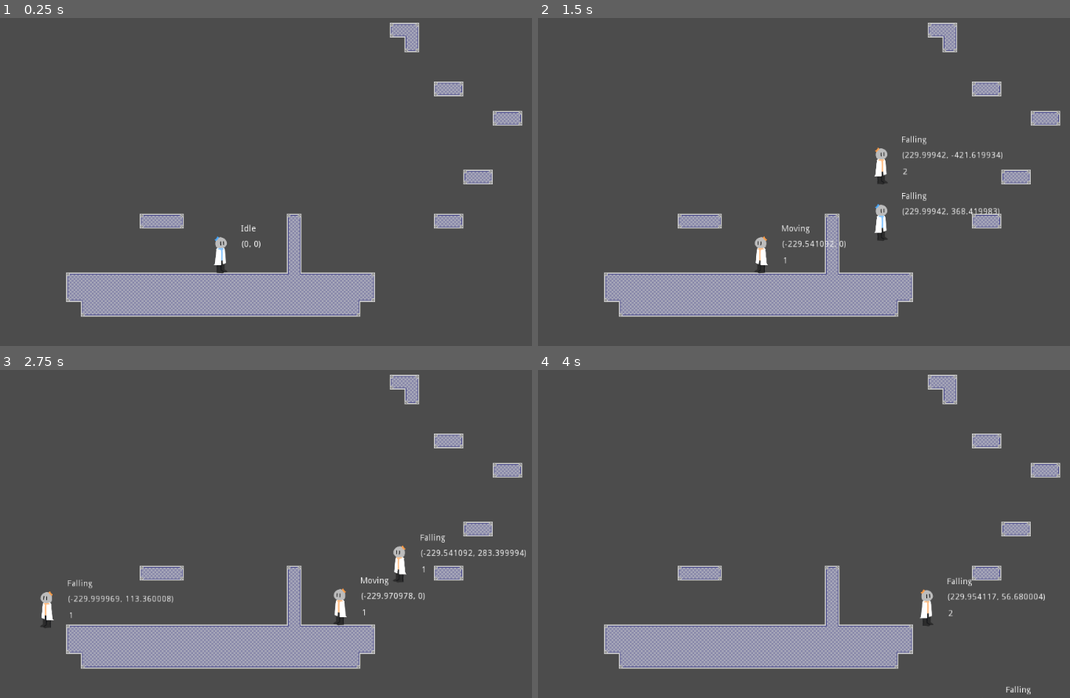
Above: before the commit, frames 1-4 (two rows, left to right).
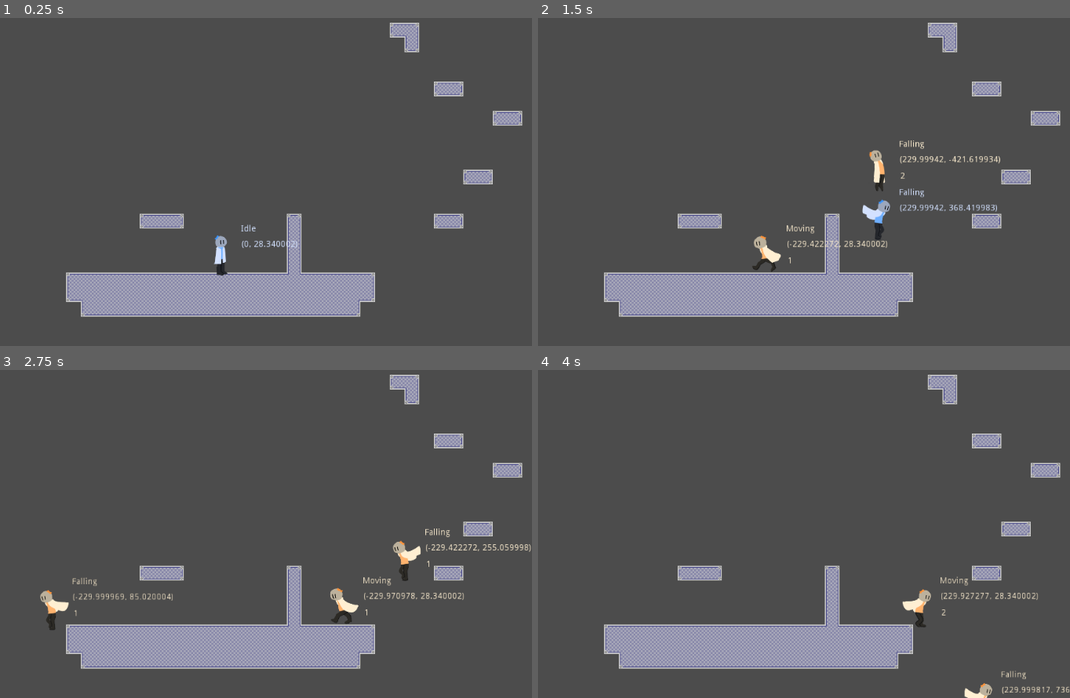
Above: after the commit, the same moments.

Repository: Airtoum/Twin-Manifold
Game: Godot game, scene res://Levels/Level A.tscn
Two runs of this game, one before a commit and one after it. Both use one fixed random seed, a clock stepped at 60 frames per second and the inputs below.
Inputs:
- Up to frame 1 (0.25 s): no input
- Up to frame 2 (1.5 s): tap Enter at 0.5 s; hold D (Right) from 0.53 s (still down); tap Shift (Clone) at 0.6, 1.35 s; tap W (Up) at 0.77 s
- Up to frame 3 (2.75 s): tap W (Up) at 1.52 s; release D (Right) at 2.03 s; hold A (Left) from 2.03 s (still down); tap Shift (Clone) at 2.1 s
- Up to frame 4 (4 s): release A (Left) at 2.78 s; hold D (Right) from 2.78 s (still down); tap Shift (Clone) at 2.85, 3.6 s; tap W (Up) at 3.02, 3.77 s

The runs differ from the first frame. In frame 1, 0.3% of the frame differs, in the area x 40-56%, y 63-79%; in frame 2, 2.0%; in frame 3, 2.1%, in the area x 7-100%, y 48-80%; in frame 4, 1.0%.

Commit message:
Animation Correctly hooked up to Scientists (plus a few more animation frames)

Diff:
--- a/Twin Manifold/Assets/ScientistBlue.tres
+++ b/Twin Manifold/Assets/ScientistBlue.tres
@@ -1,11 +1,13 @@
-[gd_resource type="SpriteFrames" load_steps=7 format=2]
+[gd_resource type="SpriteFrames" load_steps=9 format=2]
 
 [ext_resource path="res://Assets/ScientistBlue/ScientistBlue0008.png" type="Texture" id=1]
 [ext_resource path="res://Assets/ScientistBlue/ScientistBlue0010.png" type="Texture" id=2]
-[ext_resource path="res://Assets/ScientistBlue/ScientistBlue0000.png" type="Texture" id=3]
-[ext_resource path="res://Assets/ScientistBlue/ScientistBlue0002.png" type="Texture" id=4]
+[ext_resource path="res://Assets/ScientistBlue/ScientistBlue0001.png" type="Texture" id=3]
+[ext_resource path="res://Assets/ScientistBlue/ScientistBlue0003.png" type="Texture" id=4]
 [ext_resource path="res://Assets/ScientistBlue/ScientistBlue0004.png" type="Texture" id=5]
 [ext_resource path="res://Assets/ScientistBlue/ScientistBlue0006.png" type="Texture" id=6]
+[ext_resource path="res://Assets/ScientistBlue/ScientistBlue0012.png" type="Texture" id=7]
+[ext_resource path="res://Assets/ScientistBlue/ScientistBlue0014.png" type="Texture" id=8]
 
 [resource]
 animations = [ {
@@ -22,5 +24,15 @@
 "frames": [ ExtResource( 6 ), ExtResource( 1 ), ExtResource( 2 ), ExtResource( 5 ) ],
 "loop": true,
 "name": "Run",
+"speed": 7.0
+}, {
+"frames": [ ExtResource( 8 ) ],
+"loop": true,
+"name": "Jump",
+"speed": 5.0
+}, {
+"frames": [ ExtResource( 2 ), ExtResource( 7 ) ],
+"loop": true,
+"name": "Fall",
 "speed": 10.0
 } ]
--- a/Twin Manifold/Assets/ScientistOrange.tres
+++ b/Twin Manifold/Assets/ScientistOrange.tres
@@ -1,11 +1,13 @@
-[gd_resource type="SpriteFrames" load_steps=7 format=2]
+[gd_resource type="SpriteFrames" load_steps=9 format=2]
 
-[ext_resource path="res://Assets/ScientistOrange/ScientistOrange0002.png" type="Texture" id=1]
-[ext_resource path="res://Assets/ScientistOrange/ScientistOrange0000.png" type="Texture" id=2]
+[ext_resource path="res://Assets/ScientistOrange/ScientistOrange0003.png" type="Texture" id=1]
+[ext_resource path="res://Assets/ScientistOrange/ScientistOrange0001.png" type="Texture" id=2]
 [ext_resource path="res://Assets/ScientistOrange/ScientistOrange0006.png" type="Texture" id=3]
 [ext_resource path="res://Assets/ScientistOrange/ScientistOrange0010.png" type="Texture" id=4]
 [ext_resource path="res://Assets/ScientistOrange/ScientistOrange0008.png" type="Texture" id=5]
 [ext_resource path="res://Assets/ScientistOrange/ScientistOrange0004.png" type="Texture" id=6]
+[ext_resource path="res://Assets/ScientistOrange/ScientistOrange0014.png" type="Texture" id=7]
+[ext_resource path="res://Assets/ScientistOrange/ScientistOrange0012.png" type="Texture" id=8]
 
 [resource]
 animations = [ {
@@ -22,5 +24,15 @@
 "frames": [ ExtResource( 3 ), ExtResource( 5 ), ExtResource( 4 ), ExtResource( 6 ) ],
 "loop": true,
 "name": "Run",
+"speed": 8.0
+}, {
+"frames": [ ExtResource( 7 ) ],
+"loop": true,
+"name": "Jump",
+"speed": 5.0
+}, {
+"frames": [ ExtResource( 4 ), ExtResource( 8 ) ],
+"loop": true,
+"name": "Fall",
 "speed": 10.0
 } ]
--- a/Twin Manifold/Entities/Scientist/Ducking.gd
+++ b/Twin Manifold/Entities/Scientist/Ducking.gd
@@ -9,7 +9,8 @@
 
 func state_start(from_state):
 	#agent.velocity = Vector2.ZERO
-	pass
+	agent.play_animation("Duck")
+	agent.set_collider("Duck")
 
 
 func state_physics_process(delta):
--- a/Twin Manifold/Entities/Scientist/Falling.gd
+++ b/Twin Manifold/Entities/Scientist/Falling.gd
@@ -12,7 +12,11 @@
 	coyote_time = 0.0
 	if from_state.name in ["Jumping", "Falling"]:
 		coyote_time = INF
+	agent.set_collider("Normal")
 
+func state_process(delta):
+	if Vector2.UP.dot(agent.velocity) < 0: # if going down
+		agent.play_animation("Fall")
 
 func state_physics_process(delta):
 	var i_b_l_r_i = agent.is_both_left_right_input()
@@ -23,7 +27,10 @@
 	if (not(agent.input_flags & cons.INPUT_SIDE) or i_b_l_r_i):
 		agent.velocity.x = math.approach_exp(delta, agent.velocity.x, 0, agent.move_decel_rate)
 	if (agent.is_on_floor()):
-		state_machine.set_state("Moving")
+		if abs(agent.velocity.x) < 34:
+			state_machine.set_state("Idle")
+		else:
+			state_machine.set_state("Moving")
 	if (coyote_time < agent.coyote_time_limit and agent.input_flags & cons.INPUT_UP):
 		print("Coyote Jump! " + str(coyote_time) + " " + str(agent.coyote_time_limit))
 		state_machine.set_state("Jumping")
--- a/Twin Manifold/Entities/Scientist/Idle.gd
+++ b/Twin Manifold/Entities/Scientist/Idle.gd
@@ -9,7 +9,8 @@
 
 func state_start(from_state):
 	#agent.velocity = Vector2.ZERO
-	pass
+	agent.play_animation("Idle")
+	agent.set_collider("Normal")
 
 
 func state_physics_process(delta):
--- a/Twin Manifold/Entities/Scientist/Jumping.gd
+++ b/Twin Manifold/Entities/Scientist/Jumping.gd
@@ -11,7 +11,12 @@
 	agent.snap = Vector2.ZERO
 	agent.velocity.y = -agent.jump_speed
 	agent.gravity = agent.jump_gravity
+	agent.play_animation("Jump")
+	agent.set_collider("Normal")
 
+func state_process(delta):
+	if Vector2.UP.dot(agent.velocity) < 0: # if going down
+		agent.play_animation("Fall")
 
 func state_physics_process(delta):
 	var i_b_l_r_i = agent.is_both_left_right_input()
--- a/Twin Manifold/Entities/Scientist/Moving.gd
+++ b/Twin Manifold/Entities/Scientist/Moving.gd
@@ -8,7 +8,8 @@
 	agent = state_machine.agent
 
 func state_start(from_state):
-	pass
+	agent.play_animation("Run")
+	agent.set_collider("Normal")
 
 
 func state_physics_process(delta):
--- a/Twin Manifold/Entities/Scientist/Scientist.gd
+++ b/Twin Manifold/Entities/Scientist/Scientist.gd
@@ -21,9 +21,15 @@
 var age = 0.0
 var no_interact_until_age = 0.1
 var the_clone_i_just_made = null
+var has_lived_for_1_frame = false
 
 export(PackedScene) onready var Clone
-export(NodePath) onready var graphic = get_node(graphic) # Sprite or AnimatedSprite
+export(NodePath) onready var graphic_path
+onready var graphic = get_node(graphic_path)
+export(NodePath) var collider_path
+onready var collider = get_node(collider_path)
+onready var collider_shape_height = collider.shape.extents.y
+onready var collider_position = collider.position
 
 const INPUT_LEFT = 1
 const INPUT_RIGHT = 2
@@ -34,20 +40,28 @@
 # Called when the node enters the scene tree for the first time.
 func _ready():
 	add_to_group("Scientist")
+	self.visible = has_lived_for_1_frame
+	collider = get_node(collider_path)
 
 func do_starting_state():
+	graphic = get_node(graphic_path)
+	collider = get_node(collider_path)
 	if starting_state:
 		state_machine.set_state(starting_state)
-		print("Starting state was " + starting_state + ", current state is " + state_machine.current_state_name)
+		#print("Starting state was " + starting_state + ", current state is " + state_machine.current_state_name)
 
 
 # Called every frame. 'delta' is the elapsed time since the previous frame.
 func _process(delta):
 	set_facing_left()
 	graphic.flip_h = not facing_left
+	self.visible = has_lived_for_1_frame
+	has_lived_for_1_frame = true
+	state_machine.state_machine_process(delta)
 
 # Subclass physics process happens first before superclass
 func _physics_process(delta):
+	velocity = move_and_slide_with_snap(velocity, snap, Vector2.UP)
 	state_machine.state_machine_physics_process(delta)
 	if self.age > self.no_interact_until_age:
 		for other_scientist in touching_scientists:
@@ -55,7 +69,6 @@
 	velocity += gravity * delta
 	#print(state_machine.current_state.name)
 	#print(is_on_floor())
-	velocity = move_and_slide_with_snap(velocity, snap, Vector2.UP)
 	check_and_spawn_clone()
 	self.input_flags &= cons.INPUT_HOLD # turn off clone/jump input
 	age += delta
@@ -72,9 +85,9 @@
 
 func check_and_spawn_clone():
 	if self.input_flags & cons.INPUT_CLONE:
-		print("CLONING")
+		#print("CLONING")
 		var clone = Clone.instance()
-		print(clone)
+		#print(clone)
 		get_parent().add_child(clone)
 		clone.position = self.position
 		if clone.is_in_group("Scientist"):
@@ -82,7 +95,7 @@
 			clone.facing_left = self.facing_left
 			clone.starting_state = self.state_machine.current_state_name
 			clone.do_starting_state()
-			print(self.state_machine.current_state_name)
+			#print(self.state_machine.current_state_name)
 			match self.state_machine.current_state_name:
 				"Idle":
 					clone.input_flags = cons.INPUT_NONE
@@ -115,3 +128,18 @@
 		match other.state_machine.current_state_name:
 			"Ducking":
 				self.state_machine.set_state("Jumping")
+
+func play_animation(name):
+	if graphic:
+		self.graphic.play(name)
+
+
+func set_collider(shape_name):
+	if not collider:
+		return
+	if shape_name == "Normal":
+		collider.shape.extents.y = collider_shape_height
+		collider.position = collider_position
+	if shape_name == "Duck":
+		collider.shape.extents.y = collider_shape_height / 2
+		collider.position = collider_position + Vector2(0, 15)
--- a/Twin Manifold/Entities/Scientist/ScientistBlue/ScientistBlue.tscn
+++ b/Twin Manifold/Entities/Scientist/ScientistBlue/ScientistBlue.tscn
@@ -12,11 +12,13 @@
 extents = Vector2( 15, 30 )
 
 [node name="ScientistBlue" type="KinematicBody2D"]
+modulate = Color( 0.83, 0.886667, 1, 1 )
 collision_layer = 2
 script = ExtResource( 4 )
 state_machine = NodePath("ScientistStateMachine")
 Clone = ExtResource( 3 )
-graphic = NodePath("Scientist")
+graphic_path = NodePath("Scientist")
+collider_path = NodePath("Collision")
 
 [node name="Placeholder2" type="Sprite" parent="."]
 visible = false
@@ -27,15 +29,18 @@
 [node name="Scientist" type="AnimatedSprite" parent="."]
 scale = Vector2( 0.5, 0.5 )
 frames = ExtResource( 6 )
-animation = "Idle"
+animation = "Fall"
+offset = Vector2( 0, -4 )
 flip_h = true
 
 [node name="Collision" type="CollisionShape2D" parent="."]
+visible = false
 shape = SubResource( 1 )
 
 [node name="ScientistInteract" type="Area2D" parent="."]
 
 [node name="Collision2" type="CollisionShape2D" parent="ScientistInteract"]
+visible = false
 shape = SubResource( 1 )
 script = ExtResource( 5 )
 copy_this = NodePath("../../Collision")
--- a/Twin Manifold/Entities/Scientist/ScientistOrange/ScientistOrange.tscn
+++ b/Twin Manifold/Entities/Scientist/ScientistOrange/ScientistOrange.tscn
@@ -11,10 +11,12 @@
 extents = Vector2( 15, 30 )
 
 [node name="ScientistOrange" type="KinematicBody2D"]
+modulate = Color( 1, 0.941176, 0.827451, 1 )
 collision_layer = 2
 script = ExtResource( 3 )
 state_machine = NodePath("ScientistStateMachine")
-graphic = NodePath("Scientist")
+graphic_path = NodePath("Scientist")
+collider_path = NodePath("Collision")
 
 [node name="Placeholder2" type="Sprite" parent="."]
 visible = false
@@ -29,6 +31,7 @@
 flip_h = true
 
 [node name="Collision" type="CollisionShape2D" parent="."]
+visible = false
 shape = SubResource( 1 )
 
 [node name="ScientistInteract" type="Area2D" parent="."]
@@ -36,12 +39,12 @@
 collision_mask = 2
 
 [node name="Collision2" type="CollisionShape2D" parent="ScientistInteract"]
+visible = false
 shape = SubResource( 1 )
 script = ExtResource( 4 )
 copy_this = NodePath("../../Collision")
 
 [node name="ScientistStateMachine" parent="." instance=ExtResource( 2 )]
-current_state = NodePath("../../ScientistOrange/ScientistStateMachine/Idle")
 agent_path = NodePath("..")
 
 [node name="StateDebug" type="Label" parent="."]
--- a/Twin Manifold/Entities/Scientist/ScientistStateMachine.tscn
+++ b/Twin Manifold/Entities/Scientist/ScientistStateMachine.tscn
@@ -9,7 +9,7 @@
 
 [node name="ScientistStateMachine" type="Node"]
 script = ExtResource( 4 )
-current_state = NodePath("Idle")
+current_state_path = NodePath("Idle")
 
 [node name="Idle" type="Node" parent="."]
 script = ExtResource( 5 )
--- a/Twin Manifold/StateMachine/StateMachine.gd
+++ b/Twin Manifold/StateMachine/StateMachine.gd
@@ -8,10 +8,12 @@
 	return a.get_path()
 
 #fuck this god DAMN this is obscene
-export(NodePath) onready var current_state = get_node(current_state if (current_state is NodePath) else current_state.get_path()) as Node
+export(NodePath) onready var current_state_path
+onready var current_state : Node = get_node(current_state_path)
 var current_state_name = ""
 var state_list = []
 var state_name_lookup = {}
+export(bool) var debug = false
 #export(NodePath) onready var agent = get_node(agent) # wish I could export what type this was to maximize modularity
 # can you override variables when inheriting? if so, override with the type of
 # whatever the the state machine is being used by
@@ -42,6 +44,8 @@
 
 
 func set_state(name):
+	if debug:
+		print("Switching state from " + current_state_name + " to " + name)
 	var new_state = state_name_lookup[name]
 	if !new_state: # if not null, proceed
 		return
Binary file added: Twin Manifold/Assets/ScientistBlue/ScientistBlue0001.png
Not shown, added: Twin Manifold/Assets/ScientistBlue/ScientistBlue0001.png.import
Binary file added: Twin Manifold/Assets/ScientistBlue/ScientistBlue0003.png
Not shown, added: Twin Manifold/Assets/ScientistBlue/ScientistBlue0003.png.import
Binary file added: Twin Manifold/Assets/ScientistBlue/ScientistBlue0012.png
Not shown, added: Twin Manifold/Assets/ScientistBlue/ScientistBlue0012.png.import
Binary file added: Twin Manifold/Assets/ScientistBlue/ScientistBlue0014.png
Not shown, added: Twin Manifold/Assets/ScientistBlue/ScientistBlue0014.png.import
Binary file added: Twin Manifold/Assets/ScientistOrange/ScientistOrange0001.png
Not shown, added: Twin Manifold/Assets/ScientistOrange/ScientistOrange0001.png.import
Binary file added: Twin Manifold/Assets/ScientistOrange/ScientistOrange0003.png
Not shown, added: Twin Manifold/Assets/ScientistOrange/ScientistOrange0003.png.import
(and 6 more such lines)
